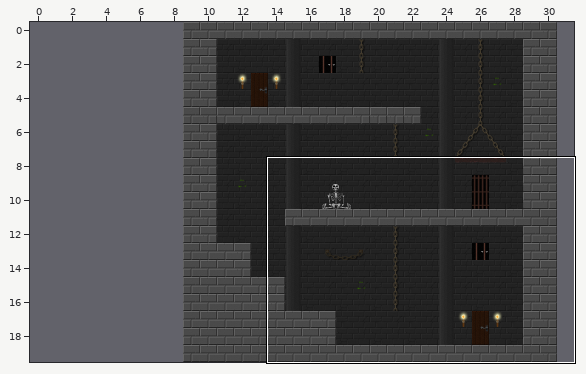
Two versions of a level (Tiled map, res/maps/level1.tmx). Above, an overview of the earlier version with the close-up marked.
Close-up. As it was:
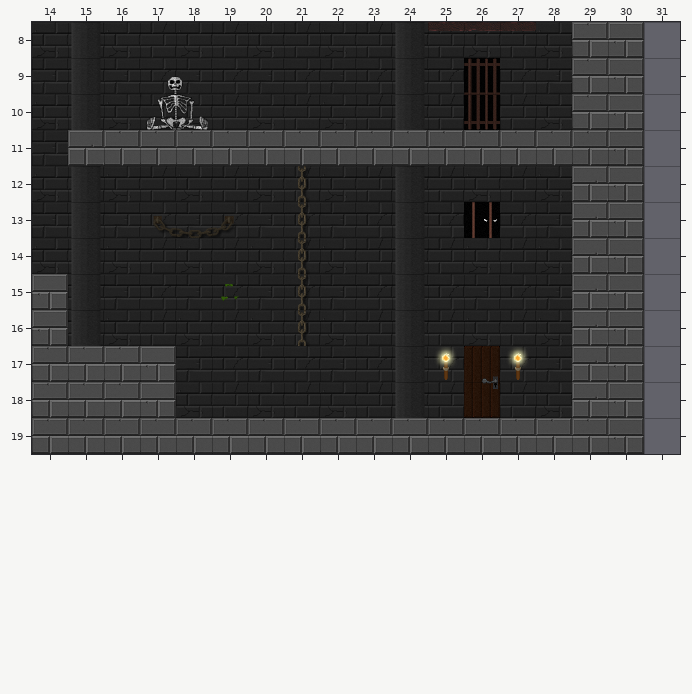
Cells are 64x64 px. Shown: x 14..31, y 8..19. The commit also changed other parts of the map, which this record leaves out. The old version is drawn lined up with the new one.
And afterwards:
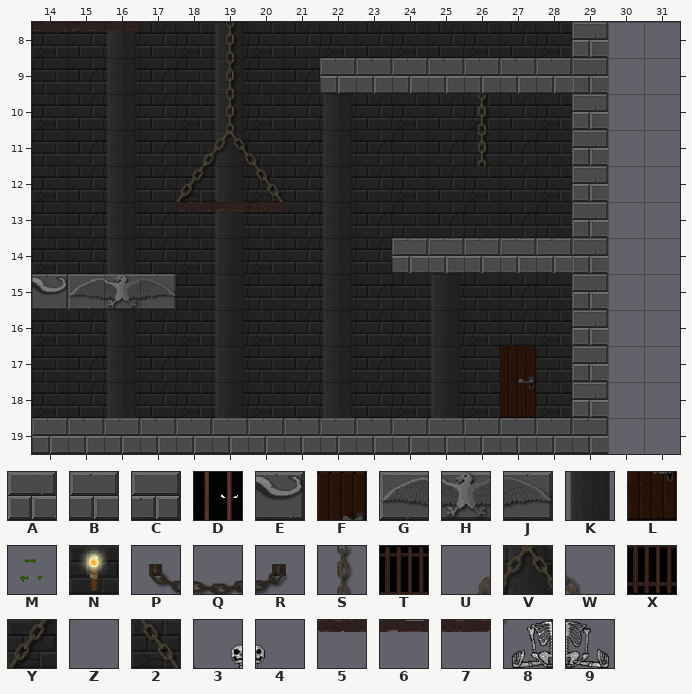
Key: from "Tezture Tiles": A 0, B 1, C 2, D 8, E 11, F 16, G 17, H 18, J 19, K 21, L 24, M 26, N 28, P 34, Q 35, R 36, S 37, T 40, U 41, V 42, W 43, X 48, Y 49, Z 50, 2 51, 3 52, 4 53, 5 57, 6 58, 7 59, 8 60, 9 61.
_ is an empty cell.
Tiles replaced or removed in this view: 3, 4, 5, 6, 7, 8, 9, A, B, C, D, F, K, L, M, N, P, Q, R, S, T, X.
Tiles of an added or newly shown layer are drawn over the layers below it.
See-through tiles are keyed as they look on the map.
The edit:
Changed rows in their new state; . is an unchanged cell.
map size 22x20 -> 30x20 cells (old content now starts at 9,0; both pictures use the new coordinates)
Layer "background":
first column x 30:
 8 _
 9 _
10 _
11 _
12 _
13 _
14 _
15 _
16 _
17 _
18 _
19 _
Layer "deco_lvl1" (removed):
first column x 15:
 8 _........_...
 9 _.__....._._.
10 _.__....._._.
11 _....._.._...
12 _....._.._...
13 _.___._.._._.
14 _....._.._...
15 _..._._.._...
16 _....._.._...
17 _........____
18 _........_._.
Layer "dec" (added):
first column x 16:
 8 K..K........
 9 K..K........
10 K..K..K...S.
11 K..K..K...S.
12 K..K..K.....
13 K..K..K.....
14 K..K..K.....
15 ...K..K..K..
16 K..K..K..K..
17 K..K..K..K.F
18 K..K..K..K.L
Layer "dec2" (added):
first column x 18:
 8 .S.
 9 .S.
10 .S.
11 UVW
12 YZ2
14 .Z.
Layer "collThin" (added):
first column x 14:
 8 567
first column x 18:
13 567
Layer "coll":
first column x 14:
 8 ...........___.A
 9 ........BBBBBBBA
10 ...............A
11 .______________A
14 ..........BBBBB.
15 EGHJ............
16 _...............
17 ____............
18 ____............
Where, in picture pixels (left, top, right, bottom), the same in both close-ups:
changed: (32, 22, 644, 454)
